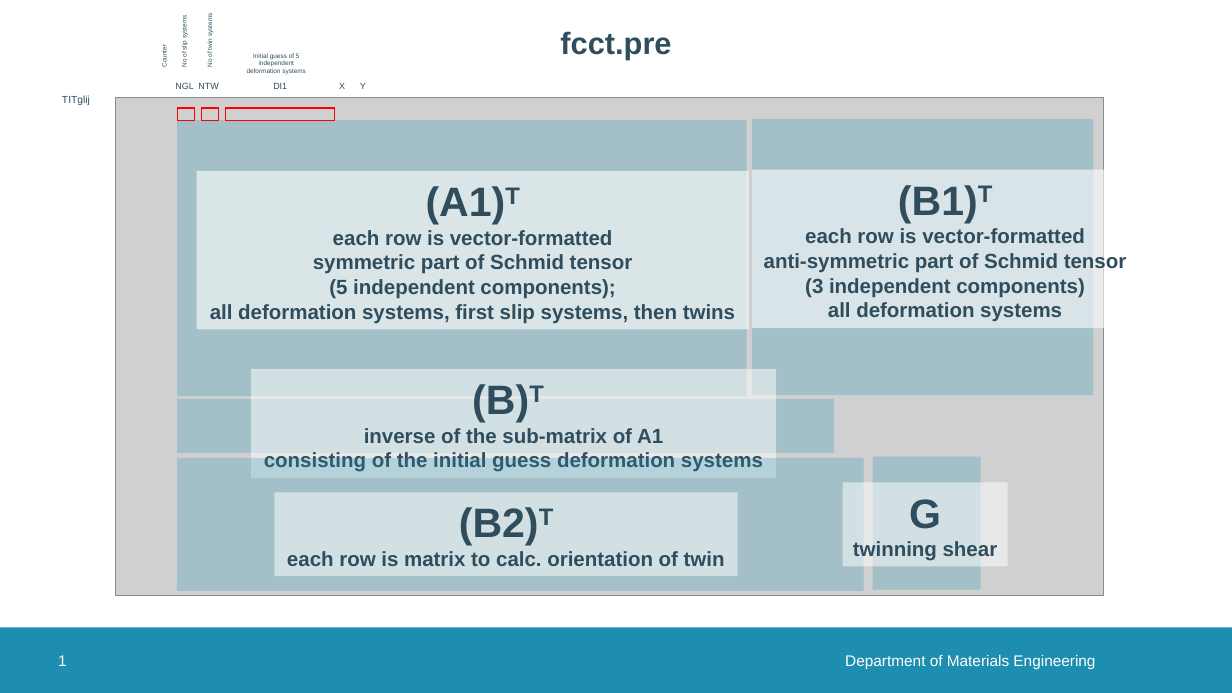
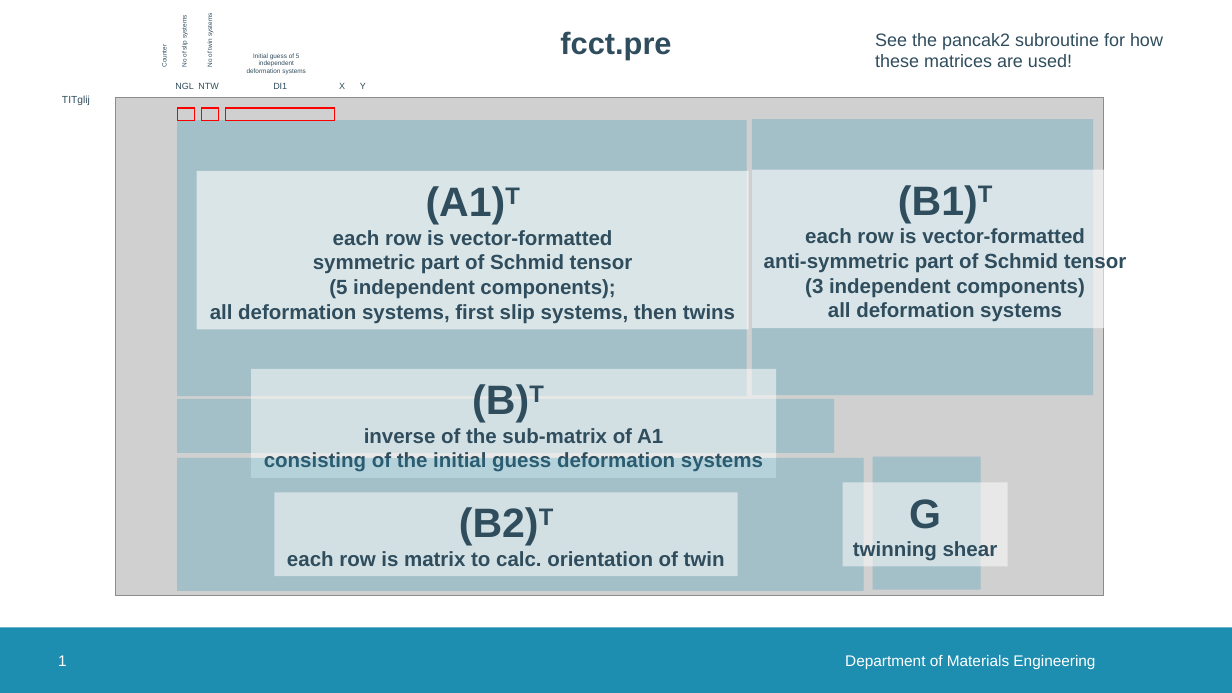
Before and after one commit to comp-mater-sci/CrysP, a slide deck: slide 1 of people/mbonisch/pre dat file format.pptx. Drawn at 1232x693 pixels with LibreOffice and Linux fonts; fonts in the diff are those of the drawing; grey boxes stand for pictures; background and template pictures are left out. Boxes give left, top, right and bottom in pixels: in the first picture for what was removed or moved away, otherwise in the second. Text is boxed around its words. In the diff, an @@ line names an element or a change of style, - is before the commit and + after.

Commit message:
* link to pancak2 subroutine added

```diff
--- a/people/mbonisch/pre dat file format.pptx
+++ b/people/mbonisch/pre dat file format.pptx
@@ text added at (x1=875, y1=33, x2=1163, y2=67), 14 pt, text #2F4D5D @@
+See the pancak2 subroutine for how
+these matrices are used!
```
Also in this commit, not shown: 1 slide added.
